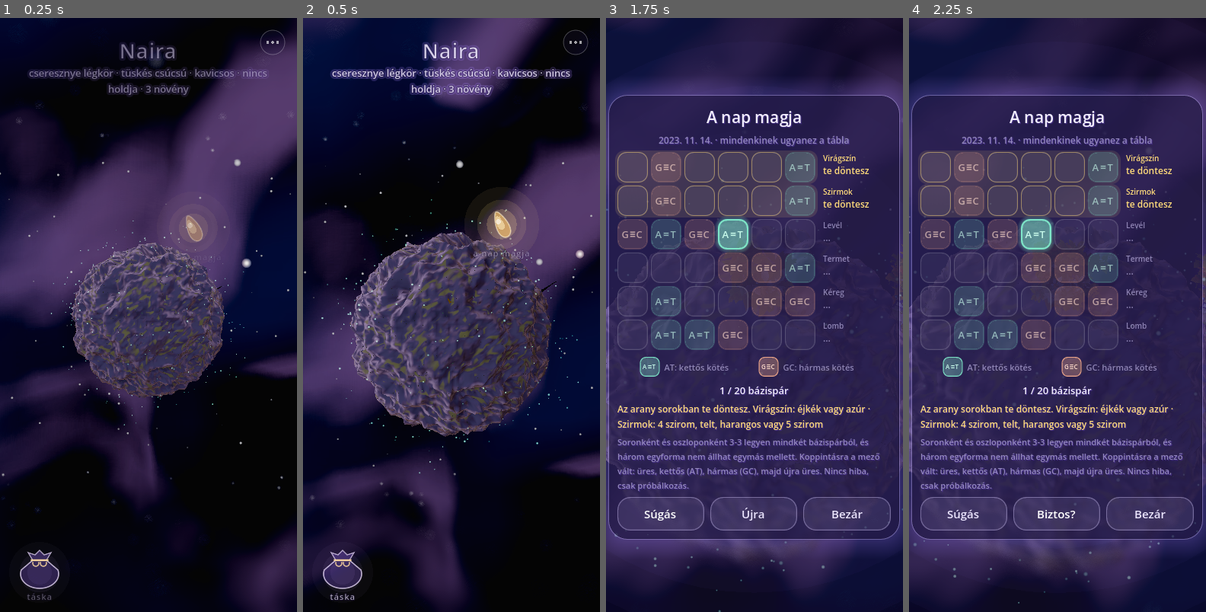
Above: before the commit, frames 1-4 (left to right).
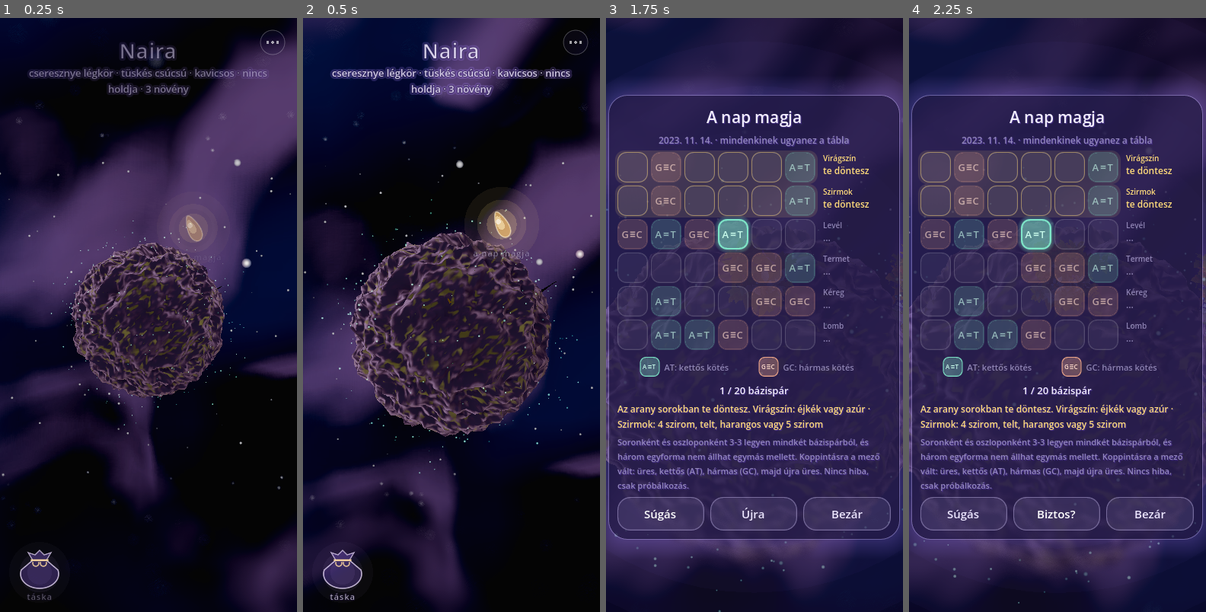
Above: after the commit, the same moments.

Repository: csathoPeter/mag-poc
Game: Godot game, scene res://main.tscn
The game is run twice, just before and just after one commit, with the same random seed, the same clock (stepped at 60 frames per second) and the same inputs.
Inputs (mouse positions are in pixels of both pictures, inside the frame that each line leads up to):
- Up to frame 1 (0.25 s): no input
- Up to frame 2 (0.5 s): no input
- Up to frame 3 (1.75 s): click (804, 225) at 0.52 s; click "Súgás" at 1.25 s
- Up to frame 4 (2.25 s): click "Újra" at 2 s

The runs differ from the first frame. In frame 1, 6.9% of the frame differs, in the area x 23-76%, y 37-64%; in frame 2, 11%, in the area x 15-84%, y 36-71%; in frame 3, less than 0.1%; in frame 4, less than 0.1%.

Commit message:
Festett fű: a talaj és a szálak egy festett mező (art direction, 2. kör B sor)
Széles tónus-sávok a szél tengelye körül (a domborzat rácsába sütve, a fű a
magasság-textúra G csatornájából olvassa), halk ecsetnyomok, puha fény lilás
árnyékkal a talajon is; rövidebb szálak, tövük a talaj színe. Háromszögszám
változatlan. paint_k globális uniform: ?fu=regi, fejlesztői „festett fű”.

Co-Authored-By: Claude Opus 5.5 <noreply@anthropic.com>
Claude-Session: https://claude.ai/code/session_014cLsiZBJUCNrLXd2Sv7oxH

Diff:
--- a/godot/debug_drawer.gd
+++ b/godot/debug_drawer.gd
@@ -106,7 +106,7 @@
 	_section("Kapcsolók")
 	g = _grid()
 	for t in [["fű", "grass"], ["árnyék", "shadow"], ["ragyogás", "glow"], ["lencse", "tilt"], ["élsimítás", "aa"],
-			["puha stílus", "soft"], ["levélforma", "leafcut"], ["kerek szirom", "petal"], ["részecskék", "fx"],
+			["puha stílus", "soft"], ["festett fű", "paint"], ["levélforma", "leafcut"], ["kerek szirom", "petal"], ["részecskék", "fx"],
 			["felület", "hud"], ["csillagok", "stars"], ["auto felbontás", "auto"], ["4 részletes fa", "hi"]]:
 		_toggle(g, t[0], t[1])
 
--- a/godot/main.gd
+++ b/godot/main.gd
@@ -145,6 +145,8 @@
 var res_trial_bad := 0.0
 ## Puha stílus be/ki (a fejlesztői „puha”/„régi” gomb, ?stilus=regi, a mérés „soft” kulcsa); _soft_globals() alkalmazza.
 var soft_on := true
+## Festett fű be/ki (paint_field.gdshaderinc; a fejlesztői „festett fű” kapcsoló, ?fu=regi); _soft_globals() alkalmazza.
+var paint_on := true
 var _soft_last: Array = []
 
 # Automatikus mérés: végigpróbálja a beállításokat kint és leszállva, a végén táblázat + küldés GitHubra
@@ -367,6 +369,7 @@
 	# évszak (M11): ?evszak=… rögzíti; a próba-képek (--shot=…,planet / leaves, --bench) alapból nyár, összehasonlíthatók
 	Seasons.forced = Seasons.parse(opts.evszak)
 	soft_on = opts.stilus != "regi"
+	paint_on = opts.fu != "regi"
 	seasons.neutral = bench_cli or (shot_args.size() > 1 and shot_args[1] != "state")
 	add_child(seasons)
 	# képernyőképnél, parancssori mérésnél és a végigjátszásnál (--playtest) nincs hang (nem számol, nem szól)
@@ -2083,6 +2086,7 @@
 		"tilt": return tilt_ok
 		"aa": return get_viewport().msaa_3d != Viewport.MSAA_DISABLED
 		"soft": return soft_on
+		"paint": return paint_on
 		"leafcut": return dbg_leafcut
 		"petal": return dbg_petal
 		"fx": return seasons.visible
@@ -2103,6 +2107,7 @@
 			tilt_quad.visible = on and garden_mode == "planet" and view == "surface"
 		"aa": get_viewport().msaa_3d = Viewport.MSAA_2X if on else Viewport.MSAA_DISABLED
 		"soft": soft_on = on
+		"paint": paint_on = on
 		"leafcut": _bench_cuts(on, dbg_petal)
 		"petal": _bench_cuts(dbg_leafcut, on)
 		"fx": seasons.visible = on
@@ -2211,13 +2216,14 @@
 	var tint := Vector3(c.r, c.g, c.b) * k
 	var rim := atmo.lerp(Color(.55, .7, 1.0), maxf(night, 0.0) * .7)
 	var rim_v := Vector3(rim.r, rim.g, rim.b) * lerpf(.55, .3, maxf(night, 0.0))
-	var key := [tint, rim_v, soft_on]
+	var key := [tint, rim_v, soft_on, paint_on]
 	if key == _soft_last:
 		return
 	_soft_last = key
 	RenderingServer.global_shader_parameter_set("shade_tint", tint)
 	RenderingServer.global_shader_parameter_set("rim_col", rim_v)
 	RenderingServer.global_shader_parameter_set("soft_k", 1.0 if soft_on else 0.0)
+	RenderingServer.global_shader_parameter_set("paint_k", 1.0 if paint_on else 0.0)
 	env.adjustment_contrast = .97 if soft_on else 1.06
 	sun.shadow_opacity = .6 if soft_on else .78
 
--- a/godot/planet.gd
+++ b/godot/planet.gd
@@ -84,6 +84,9 @@
 
 var noise := FastNoiseLite.new()
 var patch := FastNoiseLite.new()
+## a festett fű sávjai (_paint_raw); a tengely ugyanaz, mint a fű szeléé (planet_grass.gdshader wind_axis)
+var paint_noise := FastNoiseLite.new()
+const PAINT_AXIS := Vector3(0.2822, 0.9407, 0.1881)
 var body := Node3D.new()
 var surface := MeshInstance3D.new()
 var atmo := MeshInstance3D.new()
@@ -157,6 +160,9 @@
 	noise.fractal_octaves = 4
 	patch.noise_type = FastNoiseLite.TYPE_SIMPLEX_SMOOTH
 	patch.frequency = 3.5
+	paint_noise.noise_type = FastNoiseLite.TYPE_SIMPLEX_SMOOTH
+	paint_noise.frequency = 1.0
+	paint_noise.fractal_type = FastNoiseLite.FRACTAL_NONE
 
 
 ## Új bolygó: a domborzat, a felszíntakaró és a holdak az alapítóból, a többi a növényekből.
@@ -177,6 +183,7 @@
 	noise.frequency = terrain.freq
 	noise.fractal_type = FastNoiseLite.FRACTAL_RIDGED if terrain.ridged else FastNoiseLite.FRACTAL_FBM
 	patch.seed = hash(code + "folt")
+	paint_noise.seed = hash(code + "festett")
 	# puha stílus: a részletes szál vége tompább (a felső sor magasabban és szélesebben, a hegy rövid)
 	blade_hi = _clump_mesh([0.0, .4, .78], [.05, .047, .036], float(cover.w), hash(code + "szal"))
 	blade_lo = _clump_mesh([0.0], [.05], float(cover.w), hash(code + "szal"))
@@ -328,6 +335,7 @@
 		# a fű színei lineárisan (sima vec3 uniform; a shader így képpontonként nem alakít át)
 		gm.set_shader_parameter("base_lin", _lin(Color(gc.r * .45, gc.g * .5, gc.b * .45)))
 		gm.set_shader_parameter("tip_lin", _lin(gc.lerp(Color(1, .98, .9), .22)))
+		gm.set_shader_parameter("field_lin", _lin(gc))
 		gm.set_shader_parameter("sss_lin", _lin(gc.lerp(Color(1, .9, .7), .6)))
 		gm.set_shader_parameter("glow_lin", _lin(Genes.hsl(cur.atmo_h + .45, .8, .62)))
 		gm.set_shader_parameter("night", night)
@@ -440,11 +448,21 @@
 	return best
 
 
+## Festett fű (paint_field.gdshaderinc): a tónus-sávok nyers értéke (0–1) egy irányban. Két lépték (kívülről a nagy sávok,
+## leszállva a domb kisebb sávjai), a szél tengelye mentén összenyomva, így a sávok körbefutnak a bolygón.
+func _paint_raw(dir: Vector3) -> float:
+	var al := dir.dot(PAINT_AXIS)
+	var big := paint_noise.get_noise_3dv(dir * 1.3 + PAINT_AXIS * (al * 1.3 * 2.5))
+	var mid := paint_noise.get_noise_3dv(dir * 3.6 + PAINT_AXIS * (al * 3.6 * 3.0) + Vector3(31.7, 5.3, -12.1))
+	return clampf((big * .6 + mid * .4) * .5 + .5, 0.0, 1.0)
+
+
 func _build_surface() -> void:
 	var st := SurfaceTool.new()
 	st.begin(Mesh.PRIMITIVE_TRIANGLES)
 	# a magasságok képként is (laponként (RES+1)², egymás alatt): a fű shadere ebből ülteti a szálakat pont a felszínre
-	var img := Image.create_empty(RES + 1, 6 * (RES + 1), false, Image.FORMAT_RF)
+	# G csatorna: a festett fű sávjainak nyers értéke (_paint_raw); a talaj csúcspont-színként (B) kapja ugyanezt
+	var img := Image.create_empty(RES + 1, 6 * (RES + 1), false, Image.FORMAT_RGF)
 	h_min = 9.0
 	h_max = -9.0
 	var idx := 0
@@ -458,10 +476,11 @@
 				var b := tan((float(j) / RES * 2.0 - 1.0) * PI / 4.0)
 				var dir := (n + u * a + v * b).normalized()
 				var h := _height_fixed(dir)
-				img.set_pixel(i, f * (RES + 1) + j, Color(h, 0, 0))
+				var pb := _paint_raw(dir)
+				img.set_pixel(i, f * (RES + 1) + j, Color(h, pb, 0))
 				h_min = minf(h_min, h)
 				h_max = maxf(h_max, h)
-				st.set_color(Color(clampf(h / amp * .5 + .5, 0.0, 1.0), patch.get_noise_3dv(dir) * .5 + .5, 0, 1))
+				st.set_color(Color(clampf(h / amp * .5 + .5, 0.0, 1.0), patch.get_noise_3dv(dir) * .5 + .5, pb, 1))
 				st.set_normal(_normal(dir))
 				st.add_vertex(dir * (1.0 + h))
 		for j in RES:
--- a/godot/project.godot
+++ b/godot/project.godot
@@ -47,3 +47,7 @@
 "type": "float",
 "value": 1.0
 }
+paint_k={
+"type": "float",
+"value": 1.0
+}
--- a/godot/shaders/planet.gdshader
+++ b/godot/shaders/planet.gdshader
@@ -4,6 +4,7 @@
 #include "res://shaders/color_space.gdshaderinc"
 #include "res://shaders/season.gdshaderinc"
 #include "res://shaders/soft_light.gdshaderinc"
+#include "res://shaders/paint_field.gdshaderinc"
 uniform vec3 rock : source_color = vec3(0.6, 0.55, 0.6);
 uniform vec3 grass : source_color = vec3(0.5, 0.7, 0.5);
 uniform vec3 atmo : source_color = vec3(0.8, 0.7, 0.9);
@@ -11,6 +12,7 @@
 // a domborzat megjelenése (M7): 0 = csupasz, sima gömb; az első fánál 1-re nő
 uniform float shape = 1.0;
 varying float h_v;
+varying float band_v;
 varying float patch_v;
 varying float slope_v;
 varying vec3 pos_v;
@@ -35,6 +37,7 @@
 	NORMAL = normalize(mix(unit, NORMAL, shape));
 	h_v = COLOR.r;
 	patch_v = COLOR.g;
+	band_v = COLOR.b;
 	slope_v = dot(normalize(NORMAL), normalize(VERTEX));
 	pos_v = VERTEX;
 }
@@ -50,6 +53,13 @@
 	vec3 atmo_l = col_in(atmo);
 	// a talaj a fű tövének színéhez igazodik (puha stílusban kisebb kontraszttal, hogy a hézag ne üssön el)
 	vec3 meadow = grass_l * mix(mix(0.42, 0.85, fine), mix(0.5, 0.78, fine), soft_k) * 0.8;
+	// festett fű (paint_field.gdshaderinc): a talaj maga a fűmező – széles tónus-sávok, a szálas apró minta helyett
+	// halk, a sávokkal futó ecsetnyomok (a távolban elsimulnak); a fűszál töve ugyanezt a színt kapja
+	vec3 dn = normalize(pos_v);
+	float brush = pf_noise(pf_warp(dn, 26.0, 3.5) + 17.0) * 0.7 + pf_noise(pf_warp(dn, 61.0, 4.0) + 3.0) * 0.3;
+	float bfade = clamp(1.0 - length(fwidth(dn * 26.0)) * 1.2, 0.0, 1.0);
+	vec3 painted = paint_tone(grass_l, paint_band(band_v)) * (1.0 + (brush - 0.5) * 0.2 * bfade);
+	meadow = mix(meadow, painted, paint_k * soft_k);
 	// évszak (M11): tavasszal üdébb, ősszel melegebb (okkeres) a felszíntakaró; télen deres, fehéres
 	float ml = season_luma(meadow);
 	meadow = mix(meadow, meadow * vec3(1.02, 1.18, 0.92), season.x * 0.6);
@@ -61,7 +71,9 @@
 	c *= mix(0.9 + 0.18 * patch_v, 1.0, g);
 	float fr = pow(1.0 - clamp(dot(NORMAL, VIEW), 0.0, 1.0), 3.0);
 	// a légkör rózsaszínes pereme csak a kőzeten: leszállva lapos szögből a fű alatti talajt is beszínezte, a rések kivilágítottak
-	ALBEDO = col_out(mix(c, atmo_l, fr * 0.45 * (1.0 - g)));
+	vec3 alb = mix(c, atmo_l, fr * 0.45 * (1.0 - g));
+	ALBEDO = col_out(alb);
+	soft_fix = soft_fix_of(alb, ALBEDO);
 	ROUGHNESS = 0.92;
 	SPECULAR = 0.12;
 	// télen apró dér-csillanások (a felszínhez rögzítve, lassan pislákolva; a távolban, ahol vibrálna, elhalványulnak)
@@ -69,3 +81,12 @@
 	float glint = step(0.93, hash(cell)) * (0.5 + 0.5 * sin(TIME * 1.3 + hash(cell + 3.1) * 40.0)) * fade * season.w;
 	EMISSION = col_out(atmo_l * fr * mix(0.22, 0.16, night) + grass_l * night * 0.05 * g + vec3(0.85, 0.92, 1.0) * glint * mix(0.35, 0.7, night));
 }
+
+// Festett fűnél a talaj is puha fényt kap (széles átmenet, a kevés fényű részen lilás árnyék-szín, soft_light.gdshaderinc),
+// mint a fűszál: így a szálak és a talaj egy felület. paint_k = 0-nál a korábbi Lambert-fény.
+void light() {
+	float ndl = dot(NORMAL, LIGHT);
+	float pk = paint_k * soft_k;
+	float d = mix(max(ndl, 0.0), soft_diffuse(ndl), pk) * ATTENUATION;
+	DIFFUSE_LIGHT += (LIGHT_COLOR * (d / PI) + shade_tint * ((1.0 - d) * pk)) * soft_fix;
+}
--- a/godot/shaders/planet_grass.gdshader
+++ b/godot/shaders/planet_grass.gdshader
@@ -14,11 +14,16 @@
 #include "res://shaders/color_space.gdshaderinc"
 #include "res://shaders/season.gdshaderinc"
 #include "res://shaders/soft_light.gdshaderinc"
+// Festett fű (2026. 11. 13.): a szál töve a festett talaj színe (ugyanaz a mező, paint_field.gdshaderinc), a csúcsa kicsit
+// világosabb; a fény a talajéval azonos (a felszín normálja), így a mező egy festett felület, a szálak ecsetvonások.
+#include "res://shaders/paint_field.gdshaderinc"
 
 uniform vec3 base_lin = vec3(0.013, 0.04, 0.01);
 uniform vec3 tip_lin = vec3(0.32, 0.52, 0.17);
 uniform vec3 sss_lin = vec3(1.0, 0.71, 0.32);
 uniform vec3 glow_lin = vec3(0.21, 1.0, 0.6);
+// a fű alapszíne lineárisan (a talaj grass uniformja; a festett mező ebből számol)
+uniform vec3 field_lin = vec3(0.2, 0.4, 0.15);
 uniform float night = 0.0;
 uniform float wind = 1.35;
 // A szél a bolygó körül kering e tengely körül.
@@ -57,6 +62,7 @@
 varying float gust_v;
 varying vec3 side_v;
 varying vec3 up_v;
+varying float band_v;
 
 mat3 rot_y(float a) {
 	float c = cos(a);
@@ -114,8 +120,9 @@
 	return c.z < 0.0 ? 4 : 5;
 }
 
-// magasság a lap (a, b) pontjában, a felszín háromszögein belül lineárisan (mint a háló)
-float height_at(int f, float a, float b) {
+// magasság (x) és a festett mező nyers sáv-értéke (y) a lap (a, b) pontjában, a felszín háromszögein belül lineárisan
+// (mint a háló: a talaj ugyanígy interpolálja a csúcspont-színét)
+vec2 height_at(int f, float a, float b) {
 	float gx = (a * 0.5 + 0.5) * float(res);
 	float gy = (b * 0.5 + 0.5) * float(res);
 	int i0 = clamp(int(floor(gx)), 0, res - 1);
@@ -123,10 +130,10 @@
 	float fx = clamp(gx - float(i0), 0.0, 1.0);
 	float fy = clamp(gy - float(j0), 0.0, 1.0);
 	int row = f * (res + 1) + j0;
-	float h00 = texelFetch(height_tex, ivec2(i0, row), 0).r;
-	float h10 = texelFetch(height_tex, ivec2(i0 + 1, row), 0).r;
-	float h01 = texelFetch(height_tex, ivec2(i0, row + 1), 0).r;
-	float h11 = texelFetch(height_tex, ivec2(i0 + 1, row + 1), 0).r;
+	vec2 h00 = texelFetch(height_tex, ivec2(i0, row), 0).rg;
+	vec2 h10 = texelFetch(height_tex, ivec2(i0 + 1, row), 0).rg;
+	vec2 h01 = texelFetch(height_tex, ivec2(i0, row + 1), 0).rg;
+	vec2 h11 = texelFetch(height_tex, ivec2(i0 + 1, row + 1), 0).rg;
 	if (fx + fy < 1.0) {
 		return h00 + fx * (h10 - h00) + fy * (h01 - h00);
 	}
@@ -185,11 +192,14 @@
 	side_v = vec3(0.0, 1.0, 0.0);
 	vec3 dir = normalize(n + u * ta + v * tb);
 	up_v = normalize(mat3(VIEW_MATRIX) * dir);
+	band_v = 0.5;
 	vec3 root = vec3(0.0);
 	float dcam = 0.0;
 	bool mine = false;
 	if (rank < wb) {
-		root = planet_pos + dir * planet_r * (1.0 + height_at(f, a, b) - 0.003);
+		vec2 hb = height_at(f, a, b);
+		root = planet_pos + dir * planet_r * (1.0 + hb.x - 0.003);
+		band_v = hb.y;
 		dcam = distance(root, cam_pos);
 		// a kamerához közeli szálakat a részletes csomópont rajzolja, a többit az egyszerű (szálanként, pontos határral)
 		mine = hi_layer == (dcam < hi_dist);
@@ -205,6 +215,8 @@
 		float rnd2 = rnd(key, 6u);
 		float clump = smoothstep(0.2, 0.8, vnoise(dir * 9.0 + vec3(float(seed % 97))));
 		float hgt = blade_h * mix(0.85, 1.2, clump) * mix(0.75, 1.2, rnd(key, 4u)) * grow;
+		// festett fűnél rövidebb szálak: szőnyeg, nem bunda
+		hgt *= mix(1.0, 0.62, paint_k * soft_k);
 		vec3 ref = abs(dir.y) < 0.99 ? vec3(0.0, 1.0, 0.0) : vec3(1.0, 0.0, 0.0);
 		vec3 e1 = normalize(cross(ref, dir));
 		vec3 e2 = cross(dir, e1);
@@ -281,7 +293,8 @@
 	NORMAL = normalize(NORMAL + side_v * (UV.x * 2.0 - 1.0) * 0.45);
 	NORMAL = mix(NORMAL, soft_face(NORMAL, VIEW), soft_k);
 	// puha stílus: a mező egy szőnyegként kap fényt (a felszín normálja felé), nem szálanként; ettől nem szőrös, zajos
-	NORMAL = normalize(mix(NORMAL, up_v, 0.6 * soft_k));
+	float pk = paint_k * soft_k;
+	NORMAL = normalize(mix(NORMAL, up_v, mix(0.6, 1.0, paint_k) * soft_k));
 	float h = hf_v;
 	// a tő sötétebb a csúcsnál, de puha stílusban nem fekete
 	vec3 base_l = base_lin * mix(1.0, 1.15, soft_k);
@@ -296,6 +309,10 @@
 	// távolban egyszínűbb, hogy ne vibráljon
 	float far = exp(-length(VERTEX) * 0.035);
 	c = mix(mix(base_l, tip_l, 0.55) * 0.75, c, far);
+	// festett fű: a tő a talaj színe, a csúcs felé világosodik (ecsetvonás), a széllökés halkan világosít
+	vec3 root_c = paint_tone(field_lin, paint_band(band_v));
+	vec3 pc = root_c * mix(1.0, 1.22, h * h) * (0.96 + 0.08 * rnd_v) * (1.0 + 0.25 * gust_v * h * h);
+	c = mix(c, pc, pk);
 	// évszak (mint a talajnál, planet.gdshader): tavasszal üdébb, ősszel okkeres, télen a csúcsa deres
 	float ml = season_luma(c);
 	c = mix(c, c * vec3(1.02, 1.18, 0.92), season.x * 0.6);
@@ -311,7 +328,7 @@
 void light() {
 	// puha szórt fény (sosem teljesen sötét) + hátulról átsütő fény
 	float diff = mix(pow(4.0, dot(NORMAL, LIGHT)) / 4.0, soft_diffuse(dot(NORMAL, LIGHT)), soft_k);
-	float sss = max(-dot(VIEW, LIGHT), 0.0) * 0.55 * hf_v;
+	float sss = max(-dot(VIEW, LIGHT), 0.0) * 0.55 * hf_v * (1.0 - 0.6 * paint_k * soft_k);
 	DIFFUSE_LIGHT += ((diff + sss * sss_lin) * ATTENUATION * LIGHT_COLOR / PI + shade_tint * ((1.0 - diff * ATTENUATION) * soft_k))
 		* soft_fix;
 	vec3 hv = normalize(LIGHT + VIEW);
--- a/godot/state.gd
+++ b/godot/state.gd
@@ -87,7 +87,7 @@
 ##   mag: barát mag-kódja (`?mag=KOD`, M10: a mag a táskába kerül, „Kaptál egy magot”); bolygo: barát bolygójának linkje
 ##   (`?bolygo=…`, M10: vendégként nézhető, a mentés nem változik).
 static func launch_options() -> Dictionary:
-	var o := {"state": "", "player": "", "wipe": false, "day": null, "open": "", "mag": "", "bolygo": "", "evszak": "", "debug": null, "stilus": ""}
+	var o := {"state": "", "player": "", "wipe": false, "day": null, "open": "", "mag": "", "bolygo": "", "evszak": "", "debug": null, "stilus": "", "fu": ""}
 	var pairs: Array = []
 	for a in OS.get_cmdline_user_args():
 		if a.begins_with("--"):
@@ -127,6 +127,9 @@
 			"stilus":
 				# a látvány stílusa összehasonlításhoz: regi = a puha stílus előtti kép (a „puha” gomb is váltja)
 				o.stilus = v
+			"fu":
+				# festett fű (2026. 11. 13.) összehasonlításhoz: regi = a korábbi szálas fű (a „festett fű” kapcsoló is váltja)
+				o.fu = v
 			"debug":
 				# fejlesztői mód (M12): mérőszámok és teszt-gombsorok; ?debug=0 kikapcsolja (mentve)
 				o.debug = v != "0" and v != "ki"
Not shown, added: godot/shaders/paint_field.gdshaderinc
Not shown, added: godot/shaders/paint_field.gdshaderinc.uid
Not shown, changed: CLAUDE.md
Not shown, changed: docs/DESIGN.md
